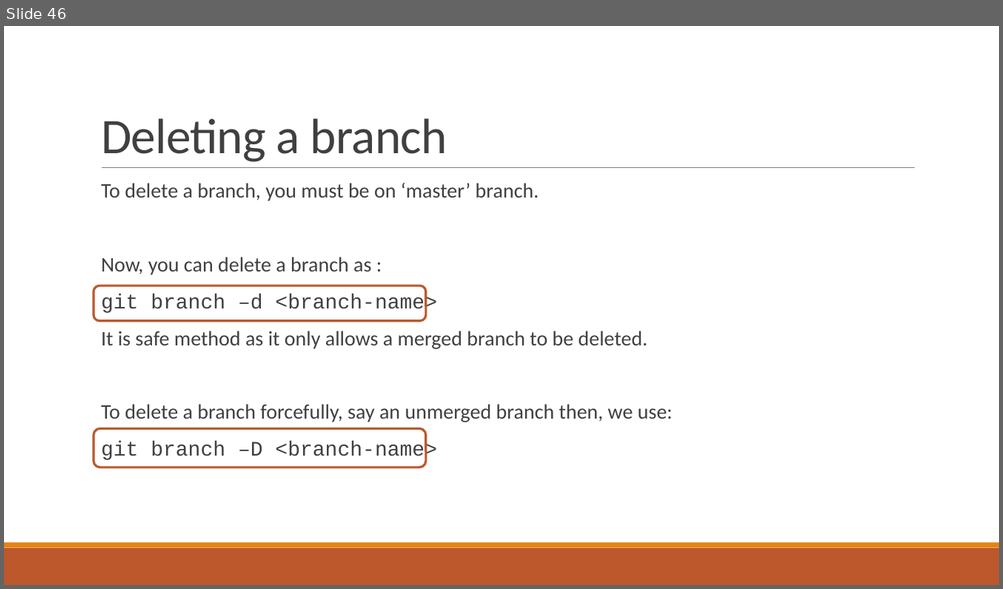
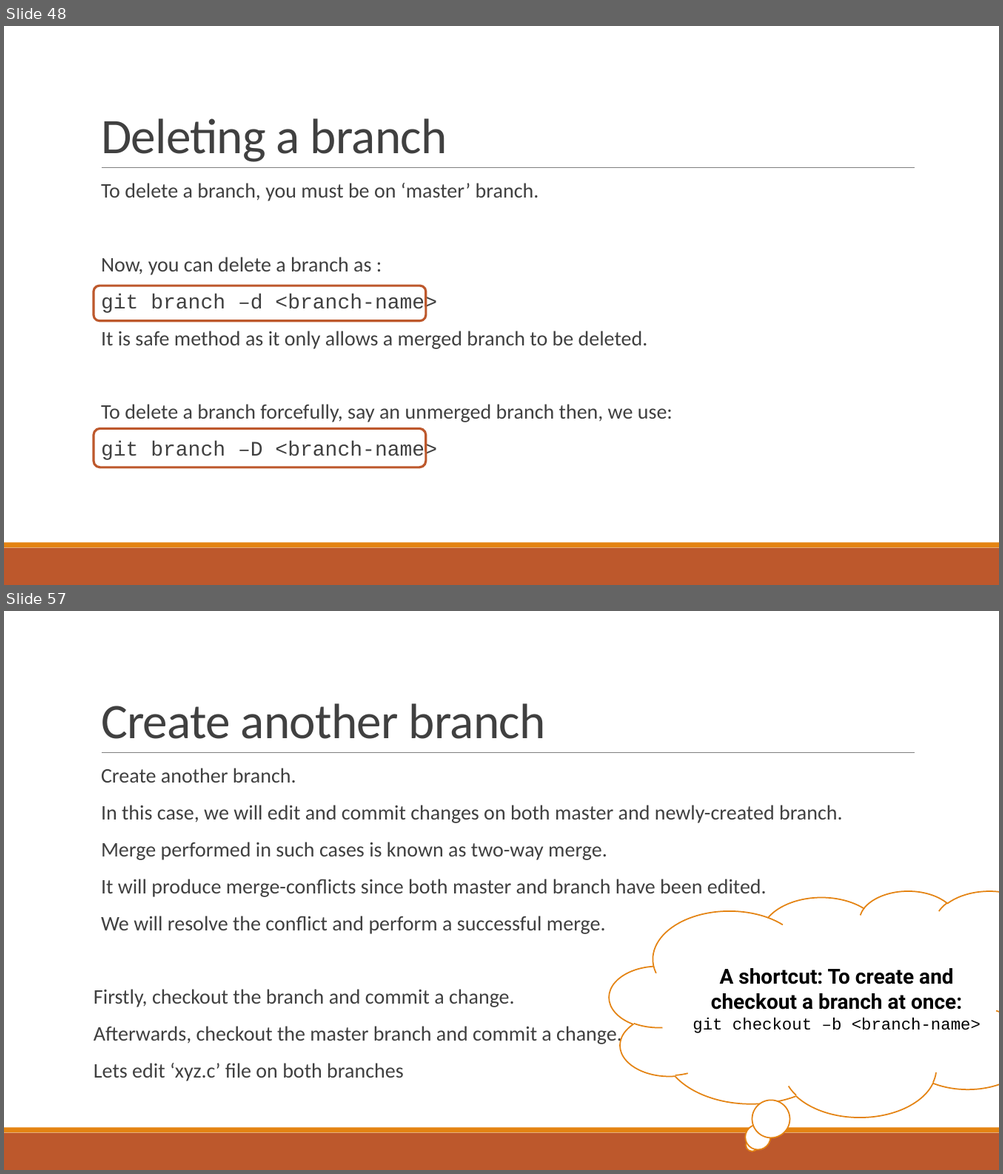
Before and after one commit to roshanlc/crash-course-on-git-and-github, a slide deck: Crash course on git and github.pptx. Shown one above the other, each under a label of ours: slide 46 before the commit, slides 48 and 57 after it; the slides between them are not shown. The pictures are 1003x589 and 1003x1174 pixels, drawn with LibreOffice and Linux fonts; fonts in the diff are those of the drawing. Boxes give left, top, right and bottom in pixels: in the first picture for what was removed or moved away, otherwise in the second. Text is boxed around its words. In the diff, an @@ line names an element or a change of style, - is before the commit and + after.

```diff
--- a/Crash course on git and github.pptx
+++ b/Crash course on git and github.pptx
@@ slide 57 added at (4,611,999,1170), background #FFFFFF; not listed: 3 template elements that a slide beside it also shows @@
@@ title added at (101,703,546,739), 48 pt, text #404040 @@
+Create another branch
@@ text added at (94,768,842,1082), 20 pt, text #404040 @@
+  Create another branch.
+  In this case, we will edit and commit changes on both master and newly-created branch.
+  Merge performed in such cases is known as two-way merge.
+  It will produce merge-conflicts since both master and branch have been edited.
+  We will resolve the conflict and perform a successful merge.
+Firstly, checkout the branch and commit a change.
+Afterwards, checkout the master branch and commit a change.
+Lets edit ‘xyz.c’ file on both branches
@@ thought cloud added at (609,891,999,1118), fill #FFFFFF, outline #E48312 1.25 pt, 20 pt, text #000000, bold @@
+A shortcut: To create and checkout a branch at once:
+git checkout –b <branch-name>
@@ what was slide 46 is now slide 48 @@
```
Also in this commit, not shown: 3 slides changed, 15 other slides added.
